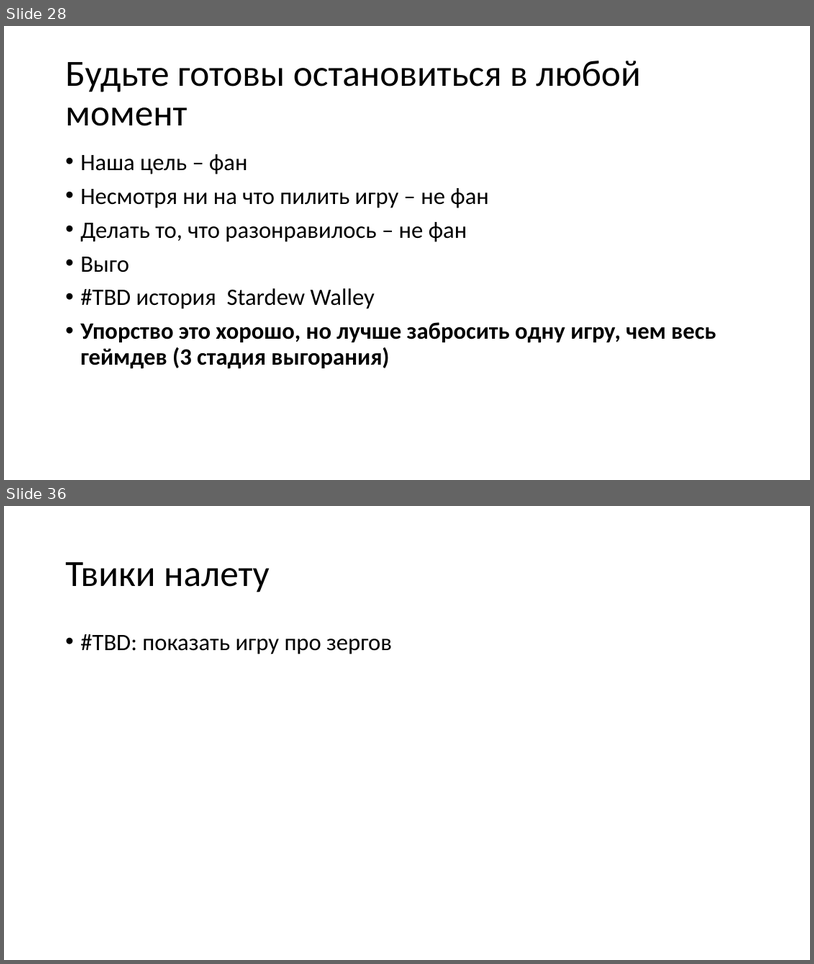
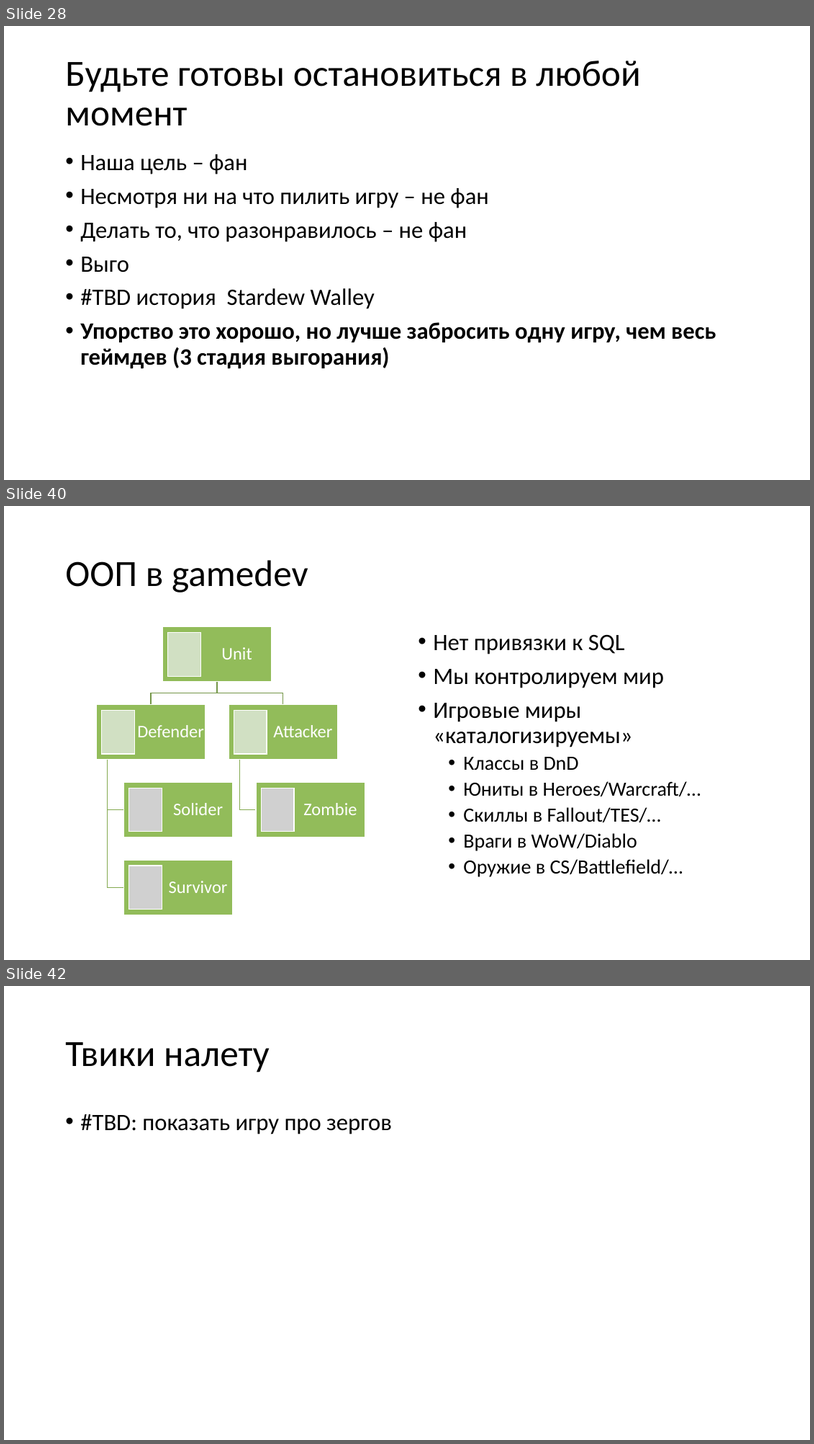
Before and after one commit to kugushev/presentations, a slide deck: 2020_GameDev-As-Hobby/Presentation.pptx. Shown one above the other, each under a label of ours: slides 28 and 36 before the commit, slides 28, 40 and 42 after it; the slides between them are not shown. The pictures are 814x964 and 814x1444 pixels, drawn with LibreOffice and Linux fonts; fonts in the diff are those of the drawing; grey boxes stand for pictures. Boxes give left, top, right and bottom in pixels: in the first picture for what was removed or moved away, otherwise in the second. Text is boxed around its words. In the diff, an @@ line names an element or a change of style, - is before the commit and + after.

```diff
--- a/2020_GameDev-As-Hobby/Presentation.pptx
+++ b/2020_GameDev-As-Hobby/Presentation.pptx
@@ slide 40 added at box(4, 506, 810, 960), background #FFFFFF @@
@@ title added at box(65, 560, 309, 592), 44 pt, text #000000 @@
+ООП в gamedev
@@ text added at box(433, 634, 701, 877), 24 pt, text #000000 @@
+• Нет привязки к SQL
+• Мы контролируем мир
+• Игровые миры «каталогизируемы»
+  • Классы в DnD
+  • Юниты в Heroes/Warcraft/…
+  • Скиллы в Fallout/TES/…
+  • Враги в WoW/Diablo
+  • Оружие в CS/Battlefield/…
@@ group added at box(97, 627, 365, 914): 9 rectangles, 6 texts, 5 freeform shapes, 3 pictures @@
+Unit
+Defender
+Solider
+Survivor
+Attacker
+Zombie
@@ what was slide 36 is now slide 42 @@
```
Also in this commit, not shown: 2 slides changed, 10 other slides added, 5 slides removed.
